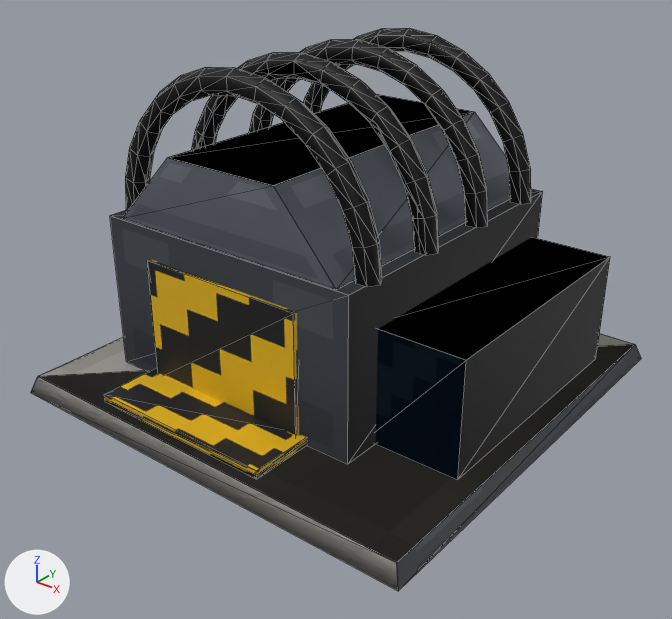
The glTF model rust-ra2/assets/models/allied_war_factory.glb: old version first, new version second.
Camera for both pictures: a camera (50 mm lens) standing at (6.2, -7.95, 5.79) and looking at (0.16, -0.4, 1.11). Every picture has the same lights, and +X, +Y and +Z are marked at lower left. The older version comes first. Mesh edges are drawn as thin lines. Where no turn or scale is listed for an object, it has been applied to the vertices. Vertices at exactly the same position are counted once.

The first picture shows 'FactoryDoor', 'Hull', 'Hull_LOD1'.
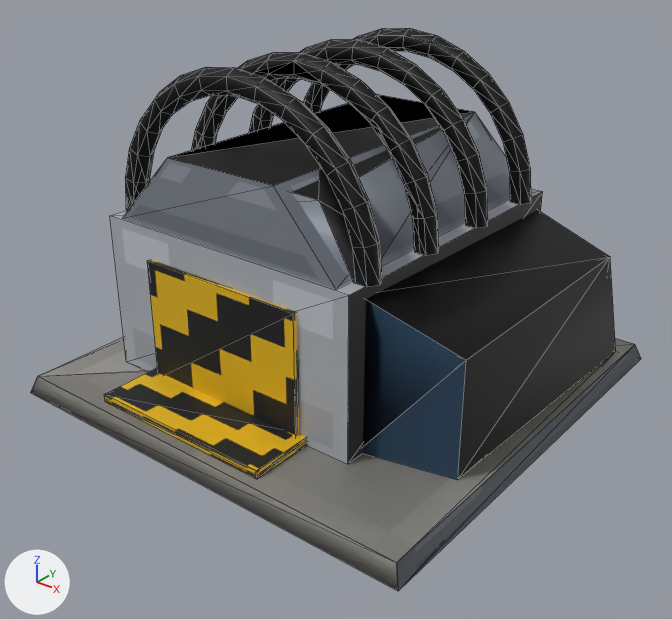
Changed parts and their boxes [x1, y1, x2, y2] in the pictures (672 x 619 px; the box of a moved part takes in the faces that stretch with it):
'Hull_LOD1', reshaped: before [31, 61, 416, 591]; after [31, 62, 616, 591]
part 1 of me_hull_lod1_mesh, moved or reshaped (not visible before): after [38, 112, 616, 561]

Diff of the bpy script that builds the scene:
```diff
--- a/rust-ra2/assets/models/allied_war_factory.glb.py
+++ b/rust-ra2/assets/models/allied_war_factory.glb.py
@@ me_hull_lod1_mesh @@
 # used by ob_hull_lod1; location = (0.0, 0.0, 0.0)
-me_hull_lod1_mesh.from_pydata(...)  # 98 vertices, 117 faces; spans x -2.7..2.7, y -2.7..2.7, z 0.0..3.9
+me_hull_lod1_mesh.from_pydata(...)  # 86 vertices, 117 faces; spans x -2.7..2.7, y -2.7..2.7, z 0.0..3.9
+# me_hull_lod1_mesh part 1
+# 21 vertices are removed from x -2.66..2.62, y -1.72..2.66, z 0.11..2.96
+# 45 faces are deleted
+# 9 vertices are added at x -2.46..2.51, y -1.61..2.48, z 0.15..2.86
+# 45 new faces join them
 me_hull_lod1_mesh.materials.append(mat_ra2remasteredpbr)
```
